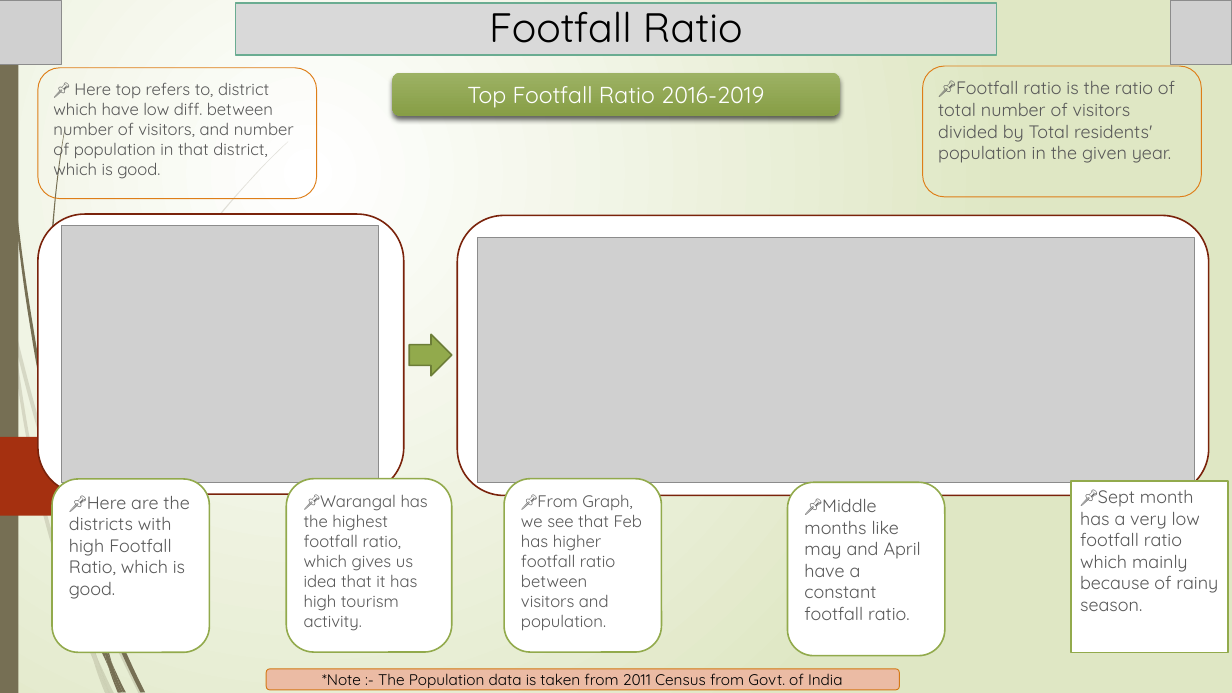
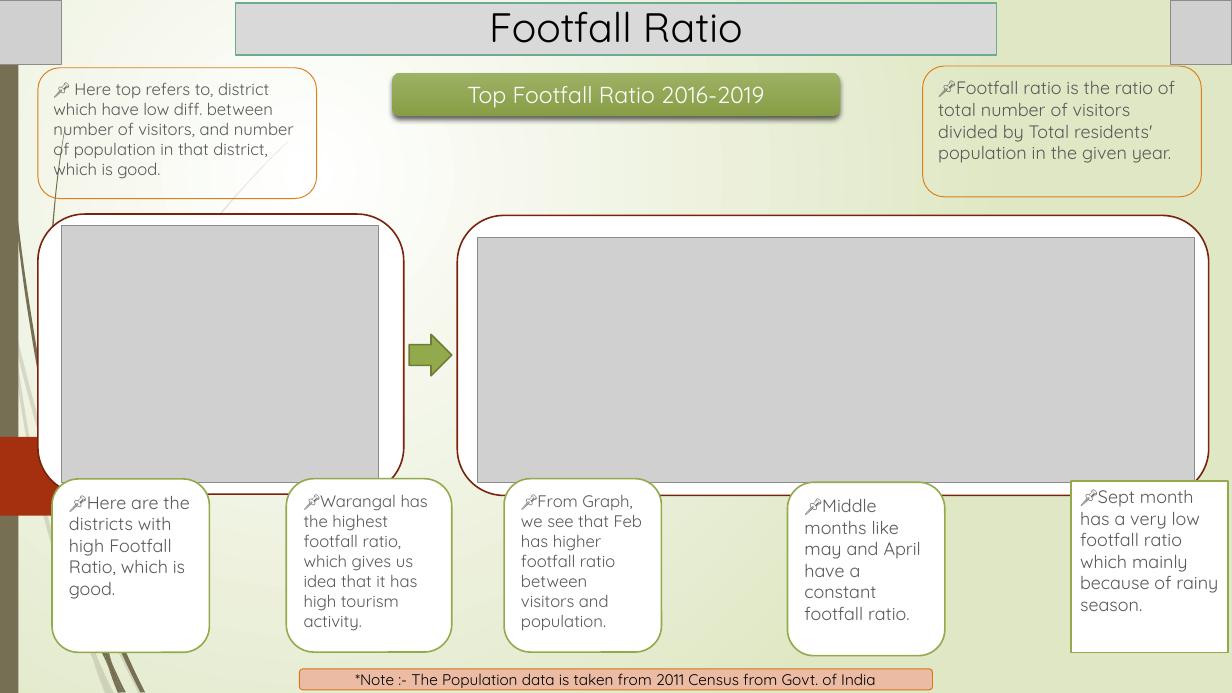
Before and after one commit to Kartik-Lohar/Telangana_Tourism, a slide deck: slide 12 of Tourism Challenge by Codebasics.pptx. Drawn at 1232x693 pixels with LibreOffice and Linux fonts; fonts in the diff are those of the drawing; grey boxes stand for pictures. Boxes give left, top, right and bottom in pixels: in the first picture for what was removed or moved away, otherwise in the second. Text is boxed around its words. In the diff, an @@ line names an element or a change of style, - is before the commit and + after.

```diff
--- a/Tourism Challenge by Codebasics.pptx
+++ b/Tourism Challenge by Codebasics.pptx
@@ rounded rectangle "*Note :- The Population data ...": place and size @@
-rounded rectangle "*Note :- The Population data ..." at (266, 669, 899, 690)
+rounded rectangle "*Note :- The Population data ..." at (299, 669, 933, 690)
```
Also in this commit, not shown: 1 other slide changed, 2 slides added.
